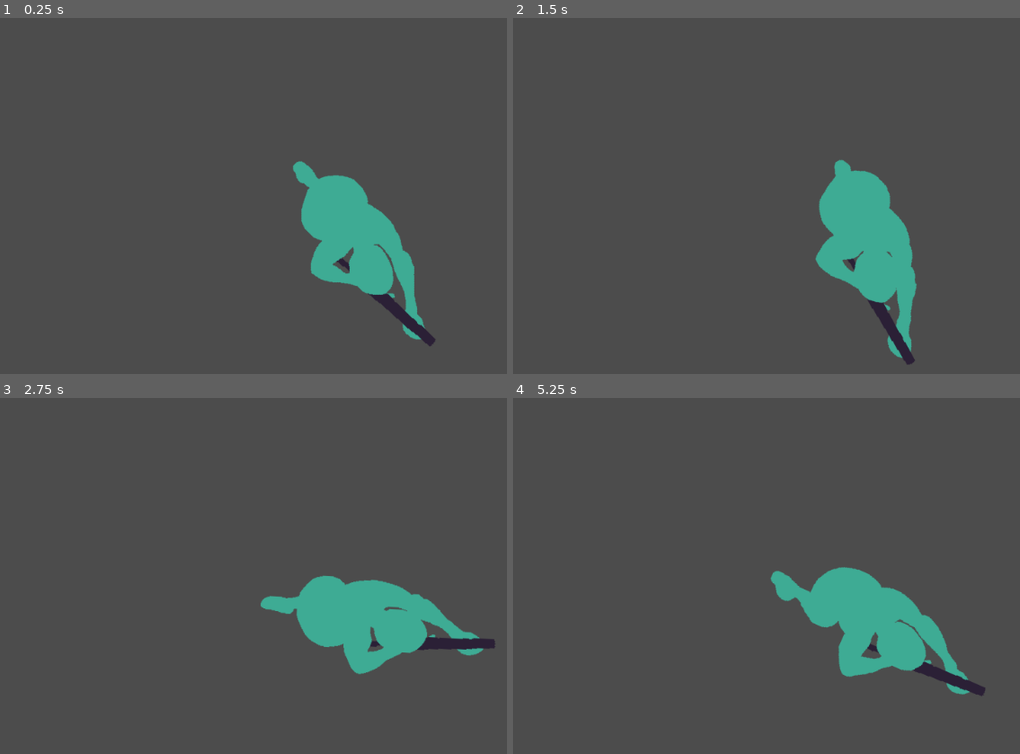
Above: before the commit, frames 1-4 (two rows, left to right).
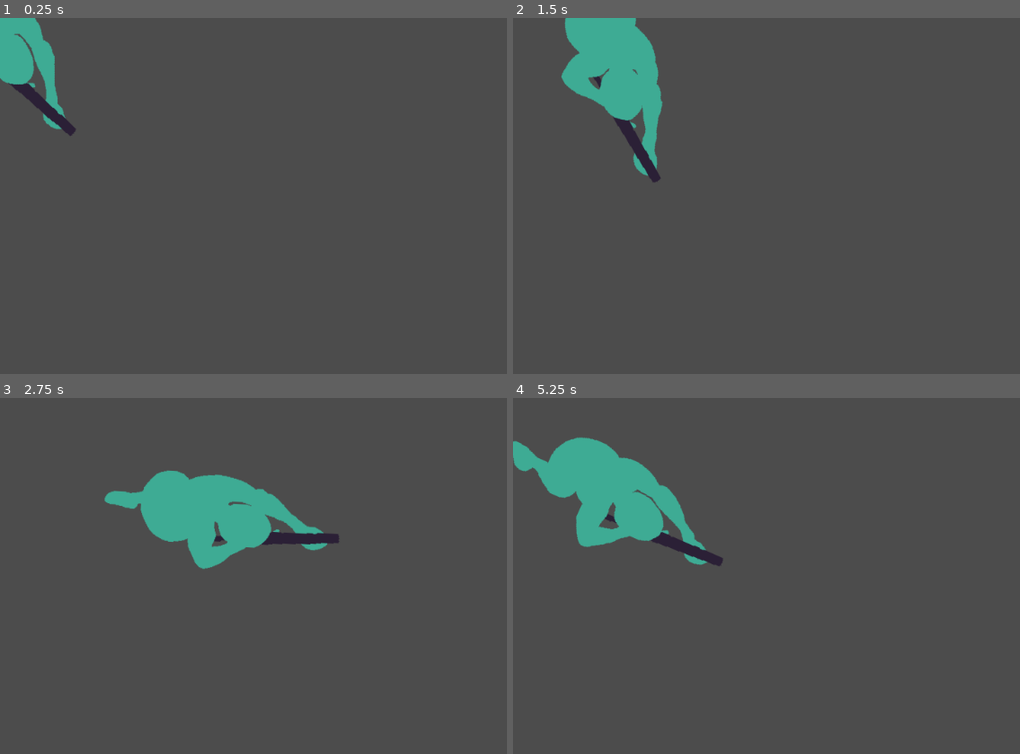
Above: after the commit, the same moments.

Repository: ZeeHatcher/project-vlastos
Game: Godot game, scene res://entities/player/player.tscn
Same seed, same stepped clock (60 frames per second), same inputs: the game is played once before the commit and once after it. The project has no main scene, so this scene is started directly.
Inputs (mouse positions are in pixels of both pictures, inside the frame that each line leads up to):
- Up to frame 1 (0.25 s): no input
- Up to frame 2 (1.5 s): tap Enter at 0.5 s; move the mouse to (outside the picture) at 0.52 s; press the mouse at (outside the picture) at 0.53 s; hold D (right) 0.53-1.28 s; move the mouse to (731, 249) at 1.27 s; release the mouse at (731, 249) at 1.28 s; hold S (down) from 1.28 s (still down); click (731, 249) at 1.35 s
- Up to frame 3 (2.75 s): move the mouse to (430, 515) at 2.02 s; release S (down) at 2.03 s; press the mouse at (430, 515) at 2.03 s; hold D (right) from 2.03 s (still down)
- Up to frame 4 (5.25 s): move the mouse to (837, 693) at 2.77 s; release D (right) at 2.78 s; release the mouse at (837, 693) at 2.78 s; hold W (up) 2.78-3.53 s; click (837, 693) at 2.85 s; move the mouse to (outside the picture) at 3.52 s; press the mouse at (outside the picture) at 3.53 s; hold A (left) 3.53-5.03 s; move the mouse to (654, 543) at 4.27 s; release the mouse at (654, 543) at 4.28 s; click (654, 543) at 4.35 s; move the mouse to (908, 608) at 5.02 s; press the mouse at (908, 608) at 5.03 s; hold S (down) from 5.03 s (still down)

The runs differ from the first frame. In frame 1, 8.1% of the frame differs, in the area x 0-86%, y 0-93%; in frame 2, 11%; in frame 3, 12%; in frame 4, 12%, in the area x 0-94%, y 11-84%.

Commit message:
remove camera from player

Diff:
--- a/entities/player/player.tscn
+++ b/entities/player/player.tscn
@@ -112,6 +112,3 @@
 shape = SubResource( 19 )
 
 [node name="Gun" parent="." instance=ExtResource( 3 )]
-
-[node name="Camera2D" type="Camera2D" parent="."]
-current = true
